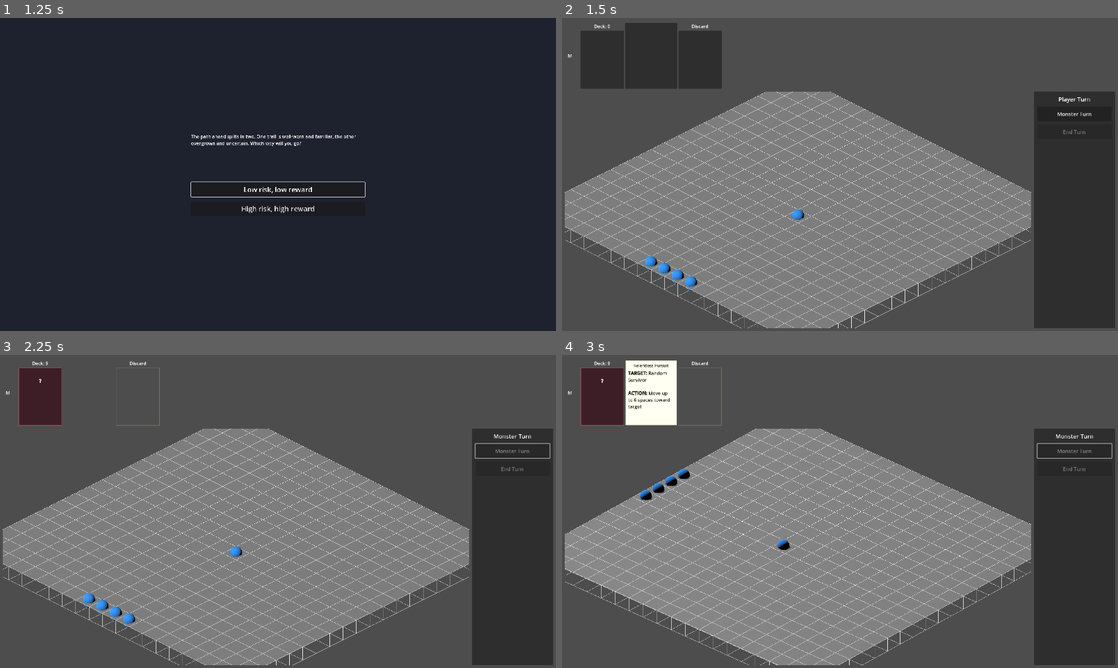
Above: before the commit, frames 1-4 (two rows, left to right).
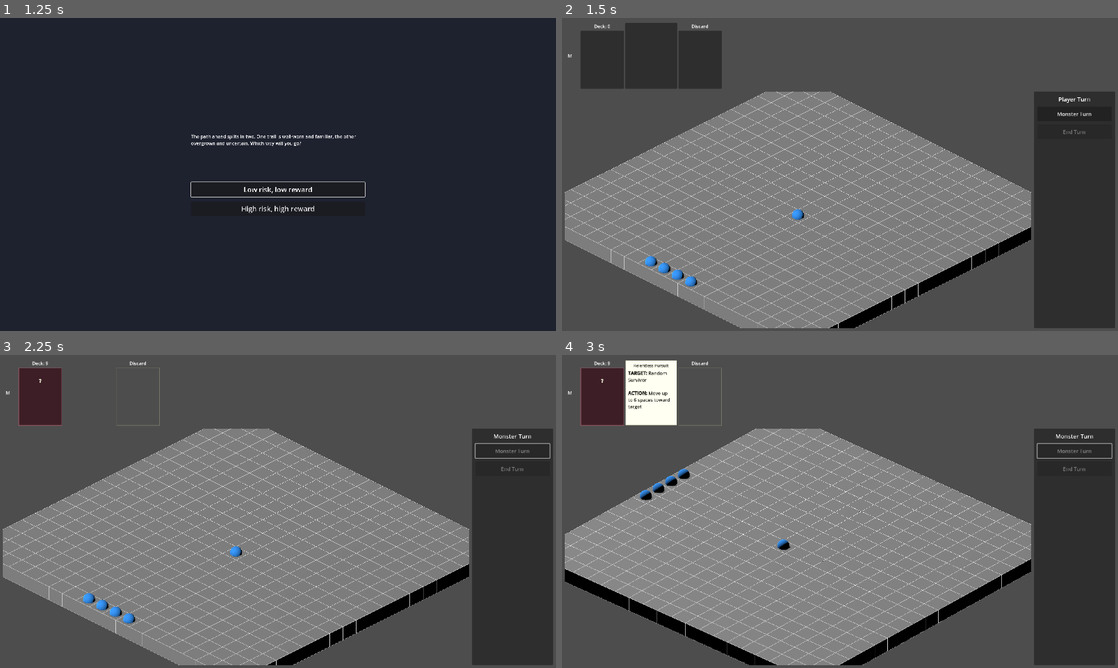
Above: after the commit, the same moments.

Repository: aartcmeijer-hash/silt-2
Game: Godot game, scene res://scenes/menus/main_menu.tscn
The game is run twice, just before and just after one commit, with the same random seed, the same clock (stepped at 60 frames per second) and the same inputs.
Inputs:
- Up to frame 1 (1.25 s): click "Play" at 0.5 s
- Up to frame 2 (1.5 s): click "Low risk, low reward" at 1.25 s
- Up to frame 3 (2.25 s): click "Monster Turn" at 2 s
- Up to frame 4 (3 s): tap Enter at 2.75 s; hold E (rotate_right) from 2.78 s (still down)

Frame 1 is identical in both runs. In frame 2, 2.7% of the frame differs, in the area x 0-85%, y 66-100%; in frame 3, 2.7%; in frame 4, 2.9%, in the area x 0-85%, y 41-100%.

Commit message:
feat: replace QuadMesh with BoxMesh for 3D cell tiles
Change floor tiles from flat QuadMesh to BoxMesh with 25-unit height
to match board thickness. Tiles now have visible colored sides.

Transform offset positions box top at Y=0 to align with grid surface.

Co-Authored-By: Claude Sonnet 4.5 <noreply@anthropic.com>

Diff:
--- a/resources/mesh_libraries/grid_tiles.tres
+++ b/resources/mesh_libraries/grid_tiles.tres
@@ -2,12 +2,11 @@
 
 [ext_resource type="Material" path="res://resources/materials/floor_tile_material.tres" id="1_floor_material"]
 
-[sub_resource type="QuadMesh" id="QuadMesh_floor_tile"]
-size = Vector2(32, 32)
-orientation = 1
+[sub_resource type="BoxMesh" id="BoxMesh_floor_tile"]
+size = Vector3(32, 25, 32)
 
 [resource]
 item/0/name = "FloorTile"
-item/0/mesh = SubResource("QuadMesh_floor_tile")
-item/0/mesh_transform = Transform3D(1, 0, 0, 0, 1, 0, 0, 0, 1, 0, 0, 0)
+item/0/mesh = SubResource("BoxMesh_floor_tile")
+item/0/mesh_transform = Transform3D(1, 0, 0, 0, 1, 0, 0, 0, 1, 0, -12.5, 0)
 item/0/material_override = ExtResource("1_floor_material")
